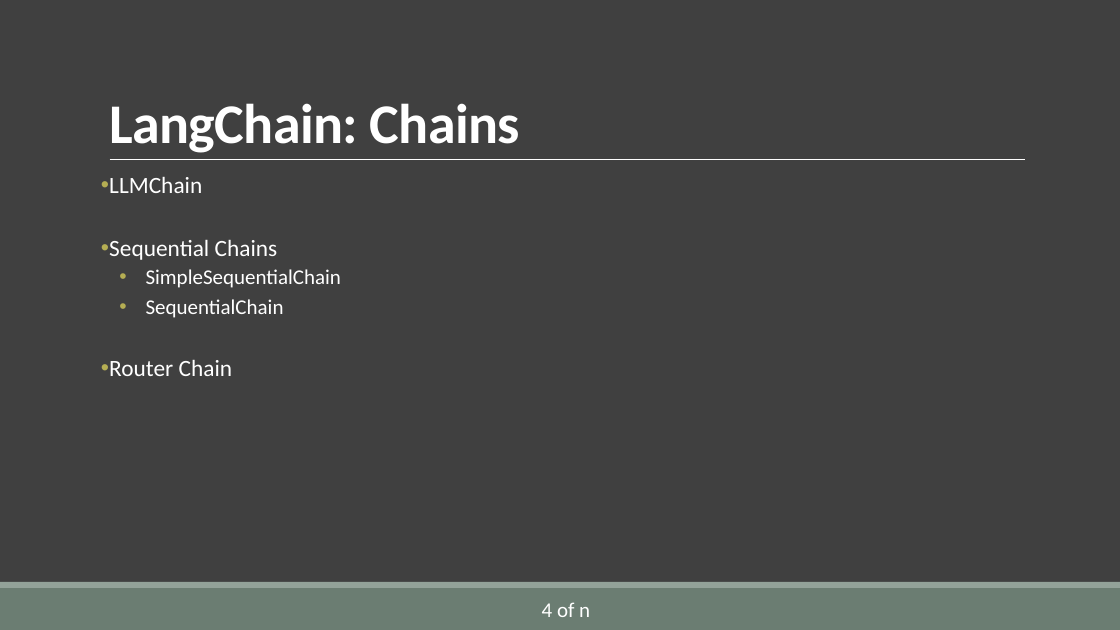
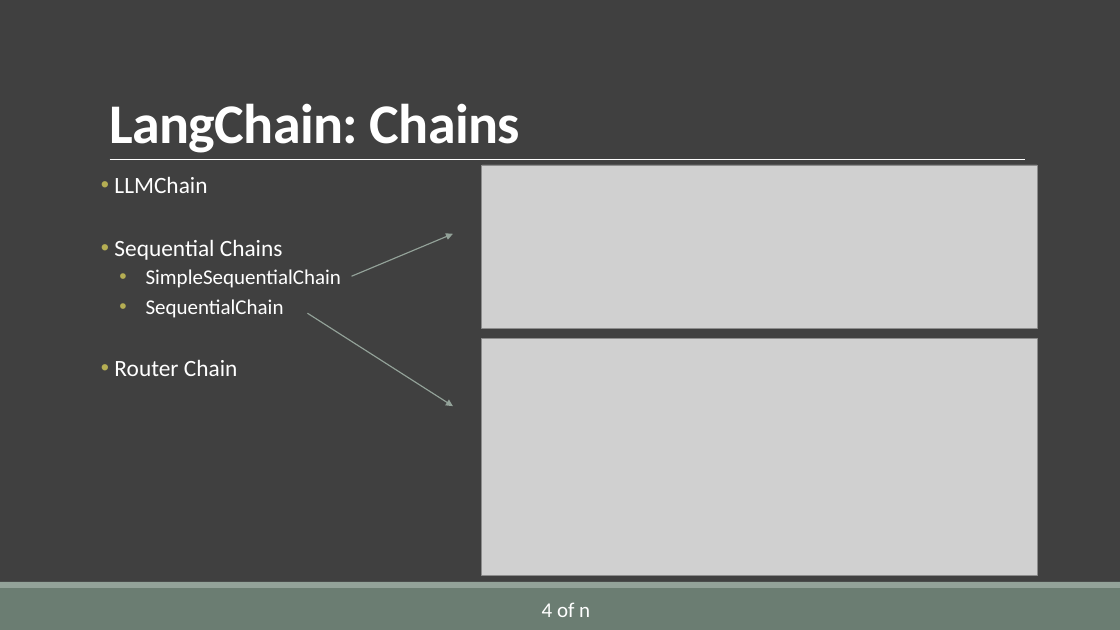
Before and after one commit to AlirezaSaei1/NLP-Assignments, a slide deck: slide 8 of Presentation/Slides/Presentation.pptx. Drawn at 1120x630 pixels with LibreOffice and Linux fonts; fonts in the diff are those of the drawing; grey boxes stand for pictures. Boxes give left, top, right and bottom in pixels: in the first picture for what was removed or moved away, otherwise in the second. Text is boxed around its words. In the diff, an @@ line names an element or a change of style, - is before the commit and + after.

```diff
--- a/Presentation/Slides/Presentation.pptx
+++ b/Presentation/Slides/Presentation.pptx
@@ text "LLMChain" rewrapped from bbox=[109, 177, 341, 376] to bbox=[114, 177, 341, 376] @@
@@ picture added at bbox=[482, 165, 1038, 329] @@
@@ arrow added from (352, 276) to (453, 234), #93A299 1 pt @@
@@ arrow added from (308, 313) to (453, 407), #93A299 1 pt @@
@@ picture added at bbox=[482, 339, 1038, 575] @@
```
Also in this commit, not shown: 3 other slides changed, 2 slides added, 1 other file.
